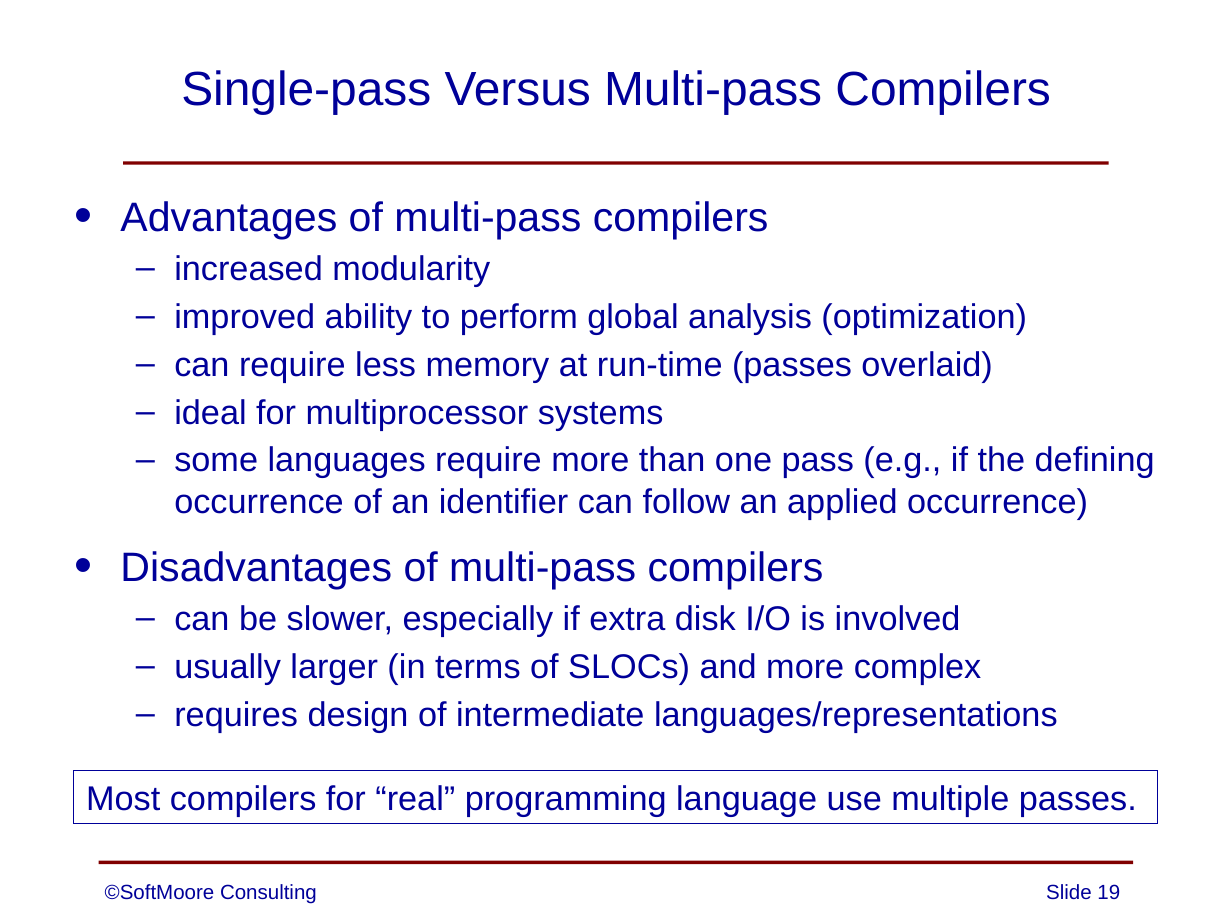
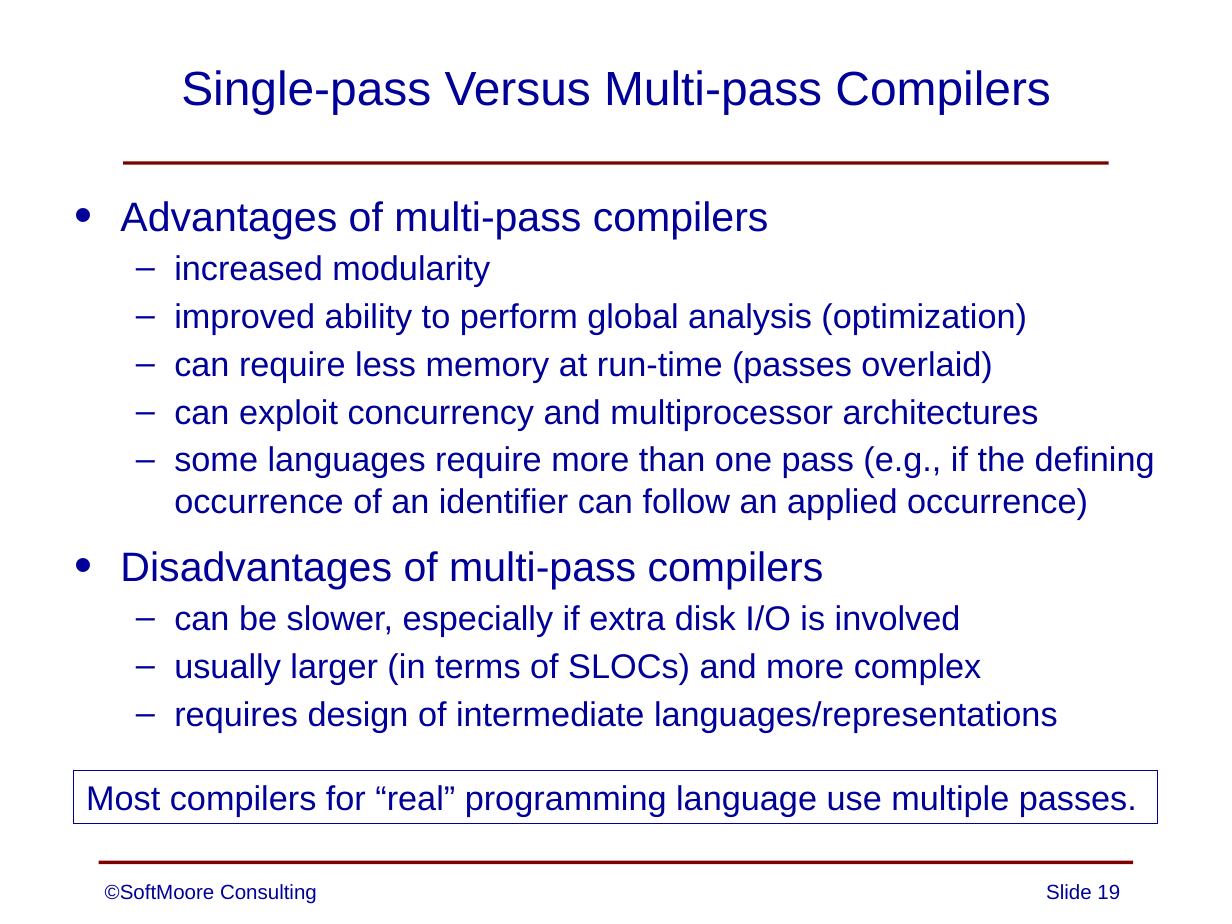
Before and after one commit to SoftMoore/CPRL-Kt-2nd, a slide deck: slide 19 of PowerPoints/02 - Structure of Compilers.pptx. Drawn at 1232x924 pixels with LibreOffice and Linux fonts; fonts in the diff are those of the drawing. Boxes give left, top, right and bottom in pixels: in the first picture for what was removed or moved away, otherwise in the second. Text is boxed around its words. In the diff, an @@ line names an element or a change of style, - is before the commit and + after.

```diff
--- a/PowerPoints/02 - Structure of Compilers.pptx
+++ b/PowerPoints/02 - Structure of Compilers.pptx
@@ text at [174, 399, 1039, 430]: text changed @@
-  – ideal for multiprocessor systems
+  – can exploit concurrency and multiprocessor architectures
```
Also in this commit, not shown: 1 other slide changed.
